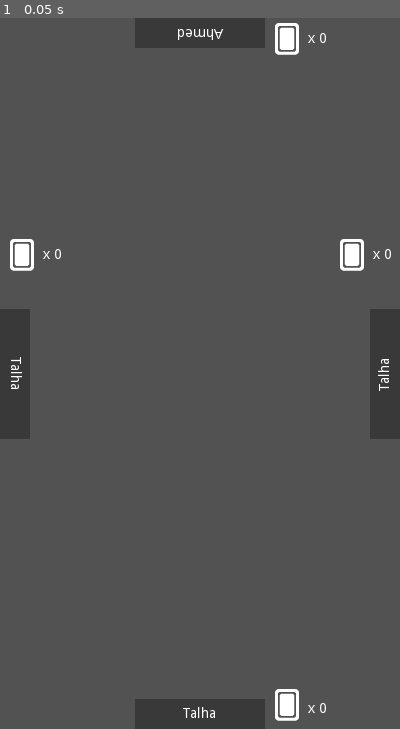
Above: before the commit, frame 1.
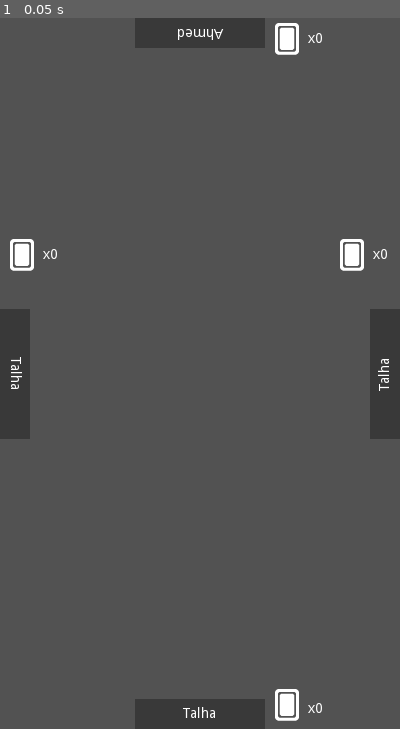
Above: after the commit, the same moment.

Repository: talham7391/estimation-godot
Game: Godot game, scene res://scenes/InGame.tscn
Same seed, same stepped clock (60 frames per second), same inputs: the game is played once before the commit and once after it. This scene is started directly instead of the project's main scene.
Inputs:
- Up to frame 1 (0.05 s): no input

The runs differ from the first frame. In frame 1, 0.1% of the frame differs, in the area x 12-98%, y 2-98%.

Commit message:
Show scores after game finish

Diff:
--- a/scenes/InGame.gd
+++ b/scenes/InGame.gd
@@ -1,7 +1,10 @@
 extends Control
 
+onready var score_dialog = $ScoreDialogContainer
+
 func _ready():
-	game_state.connect("pre_game_lobby_state_changed", self, "change_to_in_game_lobby")
+	score_dialog.hide()
+	game_state.connect("pre_game_lobby_state_changed", self, "show_score_dialog")
 
-func change_to_in_game_lobby():
-	print("goto pregame lobby")
+func show_score_dialog():
+	score_dialog.show()
--- a/scenes/InGame.tscn
+++ b/scenes/InGame.tscn
@@ -1,11 +1,12 @@
-[gd_scene load_steps=8 format=2]
+[gd_scene load_steps=9 format=2]
 
 [ext_resource path="res://scenes/InGame.gd" type="Script" id=1]
 [ext_resource path="res://scenes/Seats.tscn" type="PackedScene" id=2]
 [ext_resource path="res://scripts/actions/turn_input_dispatcher.gd" type="Script" id=3]
 [ext_resource path="res://scenes/TrumpSuitDisplay.gd" type="Script" id=4]
 [ext_resource path="res://scenes/CurrentTrickDisplay.gd" type="Script" id=5]
-[ext_resource path="res://scenes/Cards.gd" type="Script" id=6]
+[ext_resource path="res://scenes/ScoreDialog.tscn" type="PackedScene" id=6]
+[ext_resource path="res://scenes/Cards.gd" type="Script" id=7]
 
 [sub_resource type="StyleBoxFlat" id=1]
 bg_color = Color( 1, 0.376471, 0.376471, 1 )
@@ -74,6 +75,19 @@
 [node name="Right" type="Control" parent="CurrentTrickDisplay/Control"]
 margin_left = 50.0
 
+[node name="ScoreDialogContainer" type="CenterContainer" parent="."]
+editor/display_folded = true
+visible = false
+anchor_top = 0.4
+anchor_right = 1.0
+anchor_bottom = 1.0
+
+[node name="ScoreDialog" parent="ScoreDialogContainer" instance=ExtResource( 6 )]
+margin_left = 193.0
+margin_top = 206.0
+margin_right = 207.0
+margin_bottom = 220.0
+
 [node name="Cards" type="Control" parent="."]
 anchor_left = 0.5
 anchor_top = 1.0
--- a/scenes/InGameLobby.tscn
+++ b/scenes/InGameLobby.tscn
@@ -8,6 +8,7 @@
 script = ExtResource( 1 )
 
 [node name="MarginContainer" type="MarginContainer" parent="."]
+editor/display_folded = true
 anchor_right = 1.0
 anchor_bottom = 1.0
 custom_constants/margin_right = 40
@@ -16,6 +17,7 @@
 custom_constants/margin_bottom = 40
 
 [node name="VBoxContainer" type="VBoxContainer" parent="MarginContainer"]
+editor/display_folded = true
 margin_left = 40.0
 margin_top = 40.0
 margin_right = 360.0
--- a/scenes/LobbyDialog.gd
+++ b/scenes/LobbyDialog.gd
@@ -48,4 +48,4 @@
 		player_container.add_child(label)
 
 func update_start_game_button(players):
-	start_game_button.disabled = len(players) != 4
+	start_game_button.disabled = len(players) != 1
--- a/scenes/ScoreDialog.gd
+++ b/scenes/ScoreDialog.gd
@@ -3,9 +3,38 @@
 var score_entry = preload("res://scenes/ScoreEntry.tscn")
 
 onready var entries_container = $MarginContainer/VBoxContainer/VBoxContainer
+onready var continue_button = $MarginContainer/VBoxContainer/ContinueButton/Button
 
 func add_entry(name, score):
 	var instance = score_entry.instance()
 	instance.set_name(name)
 	instance.set_score(score)
 	entries_container.add_child(instance)
+
+func _ready():
+	game_state.connect("pre_game_lobby_state_changed", self, "update_scores")
+	continue_button.connect("pressed", self, "on_continue")
+
+func update_scores():
+	for child in entries_container.get_children():
+		child.call_deferred("free")
+	var final_bids = game_state.in_game_state["finalBids"]
+	var tricks_won = game_state.in_game_state["playerTricks"]
+	for tw in tricks_won:
+		for fb in final_bids:
+			if tw["player"]["connectionId"] == fb["player"]["connectionId"]:
+				add_entry(tw["player"]["connectionId"], calculate_score(int(fb["bid"]), tw["numWon"]))
+				break
+
+func calculate_score(target, actual):
+	if target == actual:
+		if target == 0:
+			return 13
+		else:
+			return target
+	else:
+		return abs(target - actual) * -1
+
+func on_continue():
+	game_state.reset_game_state()
+	get_tree().change_scene("res://scenes/InGameLobby.tscn")
--- a/scenes/ScoreDialog.tscn
+++ b/scenes/ScoreDialog.tscn
@@ -3,11 +3,13 @@
 [ext_resource path="res://scenes/ScoreDialog.gd" type="Script" id=1]
 
 [node name="PanelContainer" type="PanelContainer"]
+editor/display_folded = true
 margin_right = 144.0
 margin_bottom = 100.0
 script = ExtResource( 1 )
 
 [node name="MarginContainer" type="MarginContainer" parent="."]
+editor/display_folded = true
 margin_left = 7.0
 margin_top = 7.0
 margin_right = 137.0
--- a/scenes/ScoreEntry.gd
+++ b/scenes/ScoreEntry.gd
@@ -4,4 +4,4 @@
 	$Name.text = name
 
 func set_score(score):
-	$Score.text = score
+	$Score.text = "%s" % score
--- a/scenes/Seats.gd
+++ b/scenes/Seats.gd
@@ -145,6 +145,8 @@
 			break
 
 func on_player_tricks_changed():
+	for tw in tricks_won_clockwise:
+		tw.text = "x0"
 	var player_tricks = game_state.in_game_state["playerTricks"]
 	var shifted_order = utils.put_me_first(game_state.in_game_state["turnOrder"])
 	for i in range(shifted_order.size()):
--- a/scripts/global_state/game_state.gd
+++ b/scripts/global_state/game_state.gd
@@ -60,6 +60,20 @@
 signal player_tricks_changed
 signal received_game_state
 
+func reset_game_state():
+	in_game_state = {
+		"myCards": [],
+		"playerCards": [],
+		"initialBids": [],
+		"turnOf": null,
+		"phase": null,
+		"finalBids": [],
+		"trumpSuit": null,
+		"playerTricks": [],
+		"turnOrder": [],
+		"currentTrick": [],
+	}
+
 func set_game_state(state):
 	var info_pairs = [
 		{"info": "myCards", "signal": "my_cards_changed"},
Not shown: 1 places in scenes/InGame.tscn that only renumber resources
